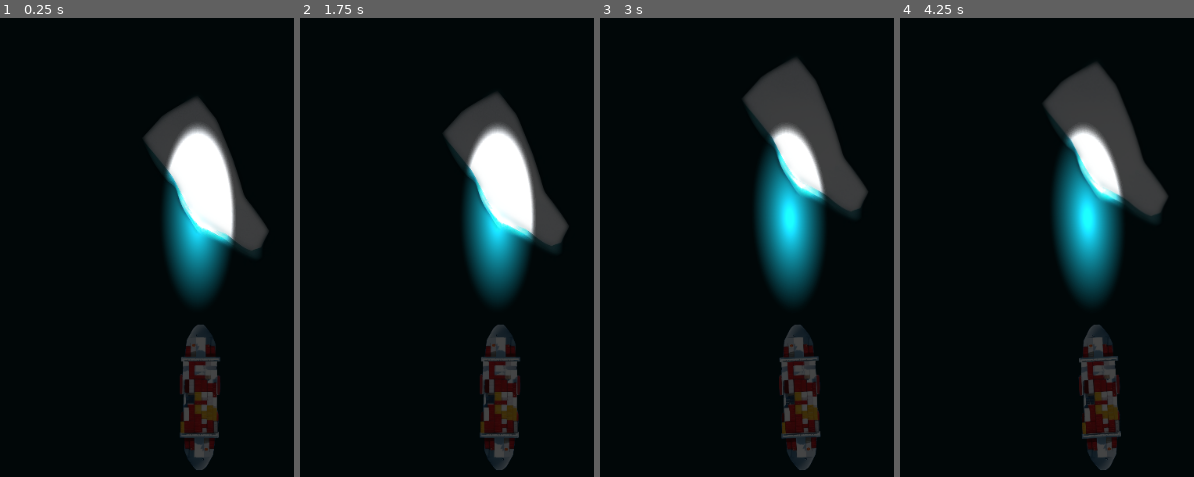
Above: before the commit, frames 1-4 (left to right).
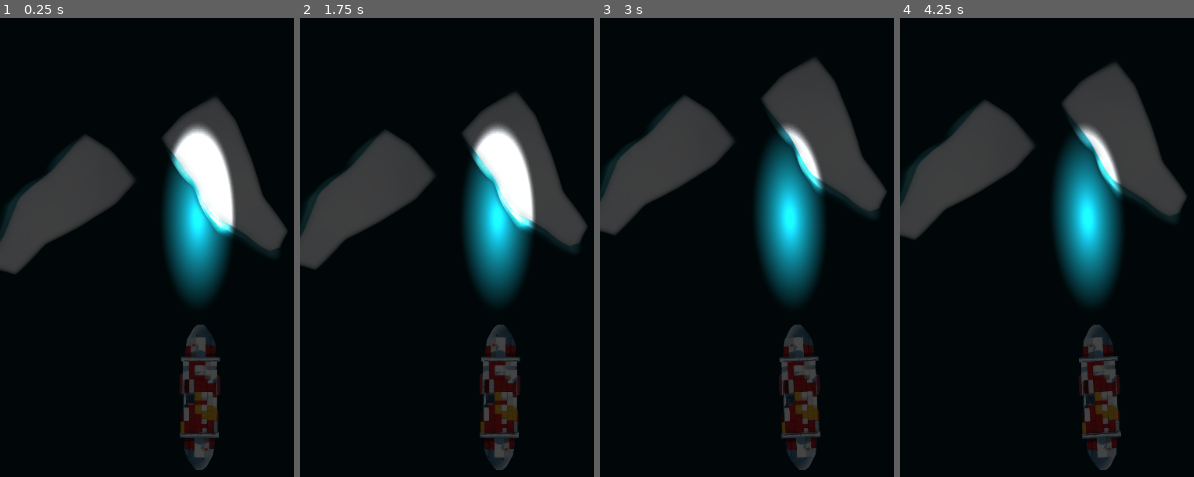
Above: after the commit, the same moments.

Repository: spatker/dont_break_the_ice
Game: Godot game, scene res://world.tscn
The game is run twice, just before and just after one commit, with the same random seed, the same clock (stepped at 60 frames per second) and the same inputs.
Inputs:
- Up to frame 1 (0.25 s): no input
- Up to frame 2 (1.75 s): tap Enter at 0.5 s; hold D (steer_right) 0.53-1.28 s; tap Space at 1.25 s; hold S (brake) from 1.28 s (still down)
- Up to frame 3 (3 s): release S (brake) at 2.03 s; hold D (steer_right) 2.03-2.78 s; hold W (accelerate) from 2.78 s (still down)
- Up to frame 4 (4.25 s): tap Enter at 3.5 s; release W (accelerate) at 3.53 s; hold A (steer_left) from 3.53 s (still down)

The runs differ from the first frame. In frame 1, 12% of the frame differs, in the area x 0-98%, y 17-56%; in frame 2, 12%; in frame 3, 12%; in frame 4, 12%.

Commit message:
add collision physics and health
Signed-off-by: Peter Suti <spatker@gmail.com>

Diff:
--- a/ice.gd
+++ /dev/null
@@ -1,11 +0,0 @@
-extends Area2D
-
-
-# Called when the node enters the scene tree for the first time.
-func _ready():
-	pass # Replace with function body.
-
-
-# Called every frame. 'delta' is the elapsed time since the previous frame.
-func _process(delta):
-	pass
--- /dev/null
+++ b/ice/ice_4.tscn
@@ -0,0 +1,15 @@
+[gd_scene load_steps=2 format=3 uid="uid://cn2dup5xouq1r"]
+
+[ext_resource type="Texture2D" uid="uid://deise86102k27" path="res://assets/ice4.png" id="2_6nglb"]
+
+[node name="RigidBody2D" type="RigidBody2D"]
+mass = 5.0
+gravity_scale = 0.0
+lock_rotation = true
+linear_damp = 0.3
+
+[node name="Sprite2D" type="Sprite2D" parent="."]
+texture = ExtResource("2_6nglb")
+
+[node name="CollisionPolygon2D" type="CollisionPolygon2D" parent="."]
+polygon = PackedVector2Array(16, -75.4, 16, -72, 48.2, 15, 82, 69.9, 78.5, 76, 77.8, 76, 63.4, 106.9, 54, 104.8, 54, 102.6, -9, 69.6, -9, 66.8, -72, -24.1, -72, -27.3, -80.7, -62, -74, -62, -21, -101, -21, -103.1, -13.5, -106.1)
--- a/ice_4.tscn
+++ /dev/null
@@ -1,20 +0,0 @@
-[gd_scene load_steps=4 format=3 uid="uid://dvc80k7v3yfqa"]
-
-[ext_resource type="Texture2D" uid="uid://deise86102k27" path="res://assets/ice4.png" id="1_7ryk1"]
-[ext_resource type="Script" path="res://ice.gd" id="1_sjb6r"]
-
-[sub_resource type="OccluderPolygon2D" id="OccluderPolygon2D_t6w0i"]
-polygon = PackedVector2Array(-80, -56, -64, 0, -16, 56, 32, 88, 72, 104, 80, 64, 56, 32, 24, -56, -8, -104)
-
-[node name="ice4" type="Area2D"]
-script = ExtResource("1_sjb6r")
-
-[node name="Sprite2D" type="Sprite2D" parent="."]
-texture = ExtResource("1_7ryk1")
-
-[node name="CollisionPolygon2D" type="CollisionPolygon2D" parent="."]
-polygon = PackedVector2Array(-8, -104, -80, -56, -64, 0, -16, 56, 32, 88, 72, 104, 80, 72, 72, 56, 56, 32, 24, -56)
-
-[node name="LightOccluder2D" type="LightOccluder2D" parent="."]
-visible = false
-occluder = SubResource("OccluderPolygon2D_t6w0i")
--- a/project.godot
+++ b/project.godot
@@ -47,4 +47,3 @@
 [rendering]
 
 renderer/rendering_method="mobile"
-environment/defaults/default_clear_color=Color(0.0509804, 0.266667, 0.290196, 1)
--- a/ship.gd
+++ b/ship.gd
@@ -10,6 +10,8 @@
 
 var acceleration = Vector2()
 var steer_direction
+var collided = false
+var health = 6
 
 
 func _physics_process(delta):
@@ -17,7 +19,20 @@
 	get_input()
 	calculate_friction()
 	calculate_steering(delta)
+
+	var prev_collided = collided
 	var collision = move_and_collide(velocity * delta)
+	if collision:
+		collided = true
+		var id = collision.get_collider_id()
+		var inst = instance_from_id(id)
+		inst.apply_impulse(-collision.get_normal(), collision.get_position())
+	else:
+		collided = false
+	if collided and not prev_collided:
+		health -= 1
+		print_debug(health)
+
 
 func calculate_friction():
 	var friction_force = velocity * friction
@@ -51,10 +66,3 @@
 		acceleration = transform.x * engine_power
 	if Input.is_action_pressed("brake"):
 		acceleration = transform.x * -engine_power
-
-func _on_area_2d_body_entered(body):
-	pass
-
-
-func _on_area_2d_area_entered(area):
-	print_debug(area.name)
--- a/ship.tscn
+++ b/ship.tscn
@@ -1,8 +1,12 @@
-[gd_scene load_steps=4 format=3 uid="uid://co4wfi3g7c3qk"]
+[gd_scene load_steps=5 format=3 uid="uid://co4wfi3g7c3qk"]
 
 [ext_resource type="Script" path="res://ship.gd" id="1_ncn2b"]
 [ext_resource type="Texture2D" uid="uid://bxwk7bhborfqr" path="res://assets/ship.png" id="1_qqe63"]
 [ext_resource type="Texture2D" uid="uid://brittn0kwvys3" path="res://assets/light.png" id="3_fjjvp"]
+
+[sub_resource type="CapsuleShape2D" id="CapsuleShape2D_1k73c"]
+radius = 38.0
+height = 316.0
 
 [node name="ship" type="CharacterBody2D"]
 script = ExtResource("1_ncn2b")
@@ -12,18 +16,6 @@
 scale = Vector2(0.5, 0.5)
 texture = ExtResource("1_qqe63")
 
-[node name="CollisionPolygon2D" type="CollisionPolygon2D" parent="."]
-rotation = 1.5708
-scale = Vector2(5, 5)
-polygon = PackedVector2Array(0, -32, -6, -25, -8, 0, -6, 25, 0, 32, 6, 24, 8, 0, 6, -25)
-
-[node name="Area2D" type="Area2D" parent="."]
-
-[node name="CollisionPolygon2D" type="CollisionPolygon2D" parent="Area2D"]
-rotation = 1.5708
-scale = Vector2(5.1, 5.1)
-polygon = PackedVector2Array(0, -32, -6, -25, -8, 0, -6, 25, 0, 32, 6, 24, 8, 0, 6, -25)
-
 [node name="PointLight2D2" type="PointLight2D" parent="."]
 position = Vector2(389, 11)
 energy = 10.71
@@ -32,5 +24,6 @@
 texture = ExtResource("3_fjjvp")
 height = 1.0
 
-[connection signal="area_entered" from="Area2D" to="." method="_on_area_2d_area_entered"]
-[connection signal="body_entered" from="Area2D" to="." method="_on_area_2d_body_entered"]
+[node name="CollisionShape2D" type="CollisionShape2D" parent="."]
+rotation = 1.5708
+shape = SubResource("CapsuleShape2D_1k73c")
--- a/world.tscn
+++ b/world.tscn
@@ -1,8 +1,8 @@
-[gd_scene load_steps=4 format=3 uid="uid://h30l5gcax1y0"]
+[gd_scene load_steps=4 format=3 uid="uid://ycp236ulrvm1"]
 
 [ext_resource type="PackedScene" uid="uid://co4wfi3g7c3qk" path="res://ship.tscn" id="1_dkl2f"]
-[ext_resource type="PackedScene" uid="uid://dvc80k7v3yfqa" path="res://ice_4.tscn" id="2_cogg1"]
 [ext_resource type="Texture2D" uid="uid://dmpas1qcrf15w" path="res://assets/background.png" id="3_46gyk"]
+[ext_resource type="PackedScene" uid="uid://cn2dup5xouq1r" path="res://ice/ice_4.tscn" id="3_155og"]
 
 [node name="world" type="Node2D"]
 
@@ -25,5 +25,9 @@
 current = true
 rotation_smoothing_enabled = true
 
-[node name="ice4" parent="." instance=ExtResource("2_cogg1")]
-position = Vector2(264, 528)
+[node name="ice4" parent="." instance=ExtResource("3_155og")]
+position = Vector2(288, 528)
+
+[node name="RigidBody2D" parent="." instance=ExtResource("3_155og")]
+position = Vector2(72, 560)
+rotation = 1.39626
